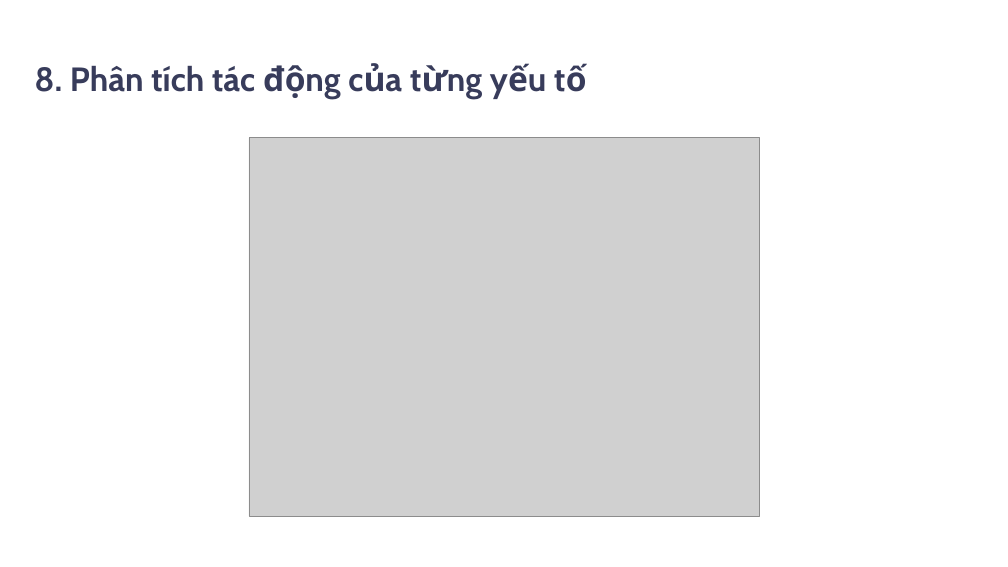
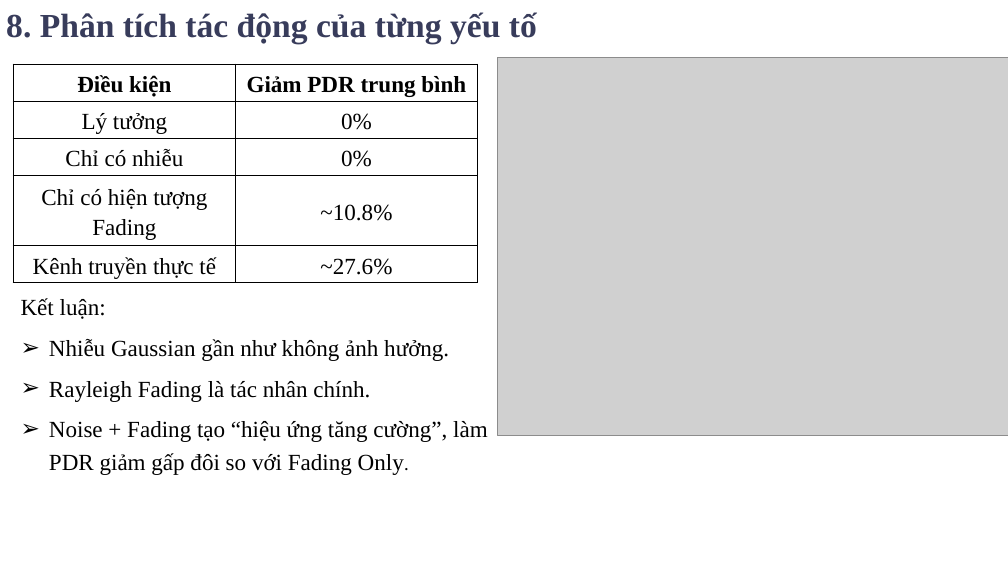
Before and after one commit to thevien257/Smart-Home-NS3-Zigbee, a slide deck: slide 11 of doc/slide/SlideBaoCaoLapTrinhMang.pptx (slide 9 before the commit). Drawn at 1008x567 pixels with LibreOffice and Linux fonts; fonts in the diff are those of the drawing; grey boxes stand for pictures; background and template pictures are left out. Boxes give left, top, right and bottom in pixels: in the first picture for what was removed or moved away, otherwise in the second. Text is boxed around its words. In the diff, an @@ line names an element or a change of style, - is before the commit and + after.

```diff
--- a/doc/slide/SlideBaoCaoLapTrinhMang.pptx
+++ b/doc/slide/SlideBaoCaoLapTrinhMang.pptx
@@ text "8. Phân tích tác động ...": place and size @@
-text "8. Phân tích tác động ..." at [34,66,255,92]
+text "8. Phân tích tác động ..." at [6,12,537,43]
@@ text "8. Phân tích tác động ..." at [6,12,537,43]: font Cabin to Times New Roman @@
@@ picture: place and size @@
-picture at [249,138,759,516]
+picture at [498,57,1008,436]
@@ table added at [13,64,477,283], 5 rows, 2 columns @@
+Điều kiện | Giảm PDR trung bình
+Lý tưởng | 0%
+Chỉ có nhiễu | 0%
+Chỉ có hiện tượng Fading | ~10.8%
+Kênh truyền thực tế | ~27.6%
@@ text added at [21,298,488,475], 22 pt, text #000000 @@
+Kết luận:
+➢ Nhiễu Gaussian gần như không ảnh hưởng.
+➢ Rayleigh Fading là tác nhân chính.
+➢ Noise + Fading tạo “hiệu ứng tăng cường”, làm PDR giảm gấp đôi so với Fading Only.
```
Also in this commit, not shown: 8 other slides changed, 3 slides added, 1 slide removed.
